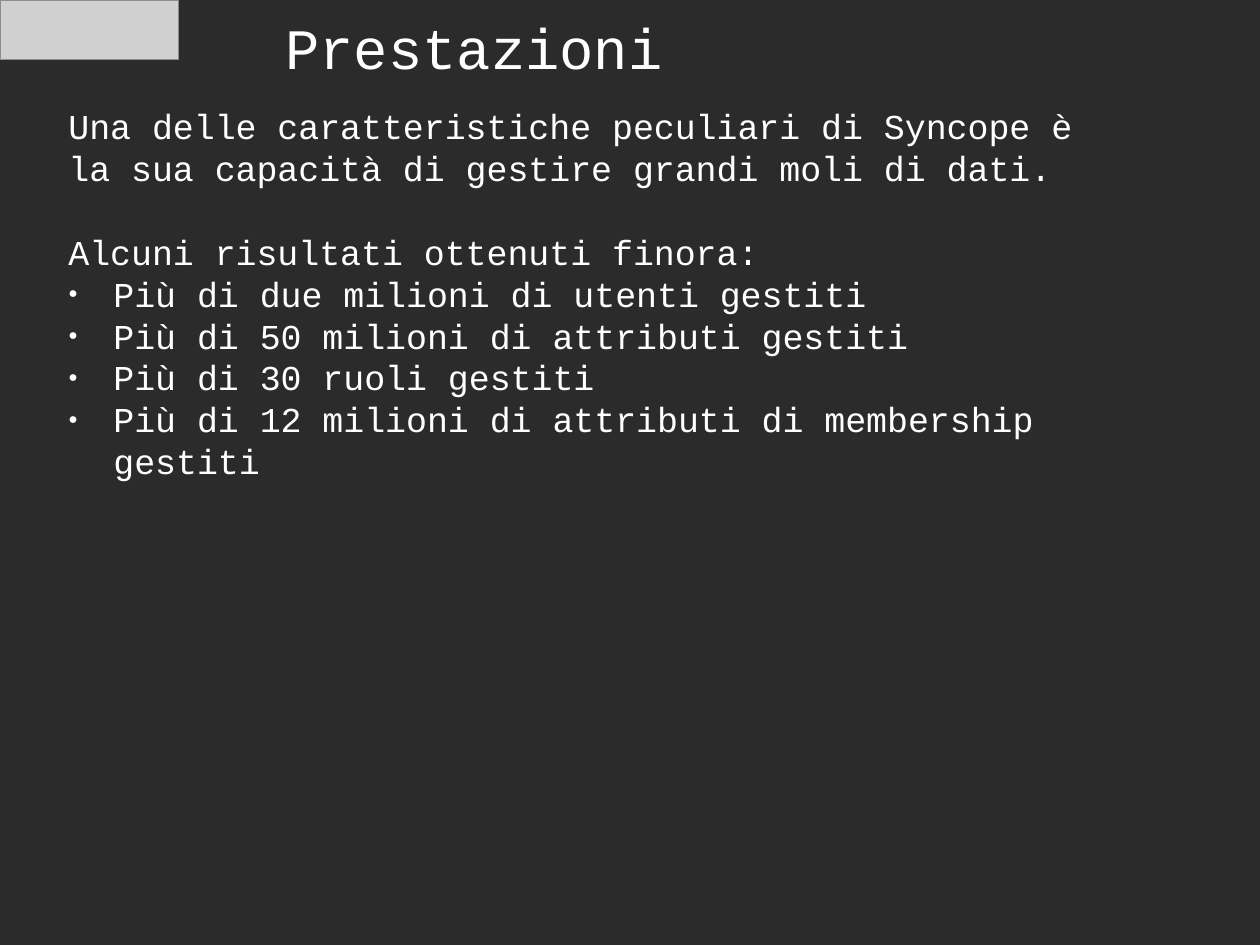
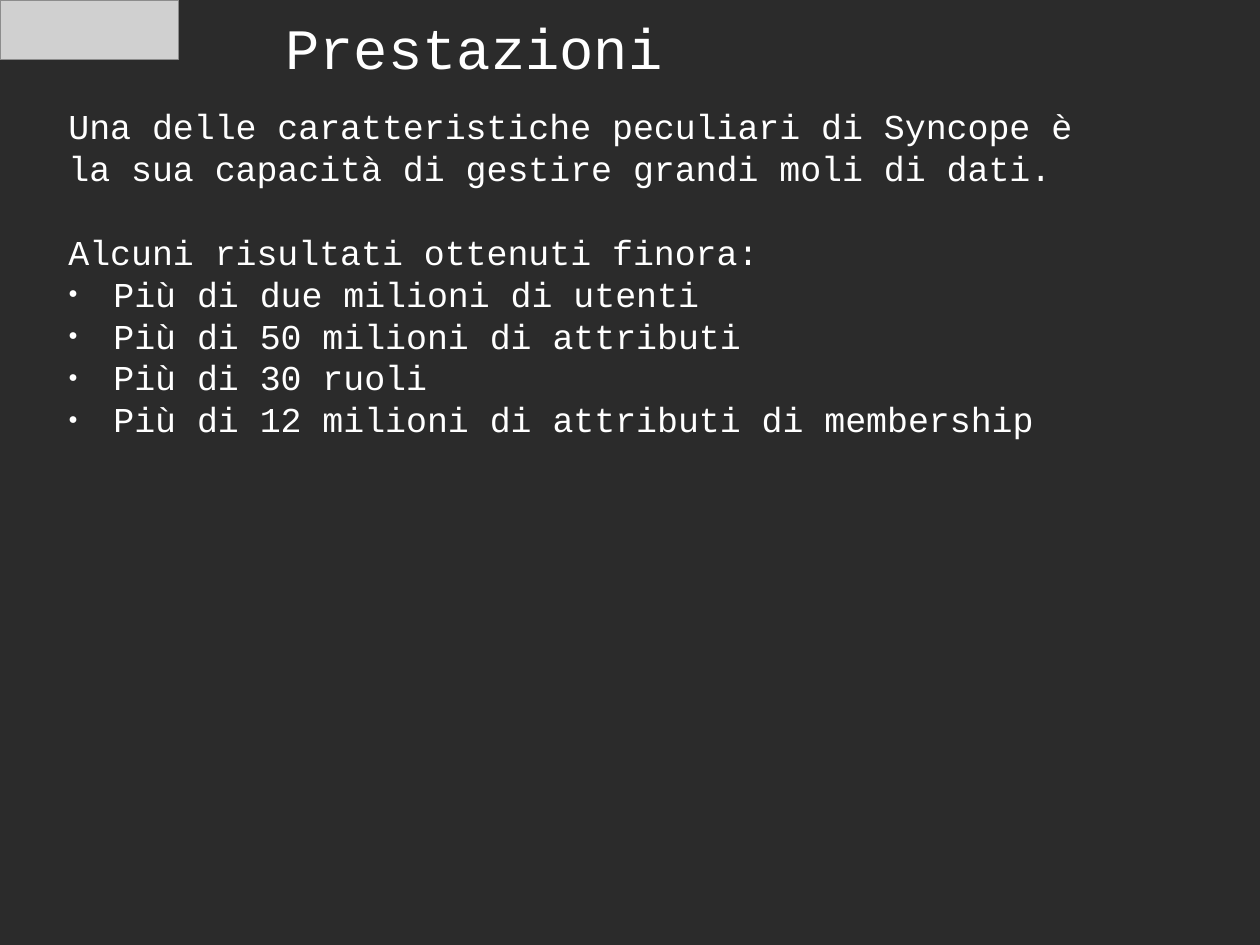
Before and after one commit to ilgrosso/oldSyncopeIdM, a slide deck: slide 14 of docs/Presentation/Syncope OpenSource IdM - it.odp (slide 13 before the commit). Drawn at 1260x945 pixels with LibreOffice and Linux fonts; fonts in the diff are those of the drawing; grey boxes stand for pictures; background and template pictures are left out; a plain dark background stands for a picture behind light text. Boxes give left, top, right and bottom in pixels: in the first picture for what was removed or moved away, otherwise in the second. Text is boxed around its words. In the diff, an @@ line names an element or a change of style, - is before the commit and + after.

```diff
--- a/docs/Presentation/Syncope OpenSource IdM - it.odp
+++ b/docs/Presentation/Syncope OpenSource IdM - it.odp
@@ text at box(113, 282, 1033, 440): text changed @@
-● Più di due milioni di utenti gestiti
-● Più di 50 milioni di attributi gestiti
-● Più di 30 ruoli gestiti
-● Più di 12 milioni di attributi di membership gestiti
+● Più di due milioni di utenti
+● Più di 50 milioni di attributi
+● Più di 30 ruoli
+● Più di 12 milioni di attributi di membership
```
Also in this commit, not shown: 5 other slides changed, 3 slides added, 2 slides removed.
